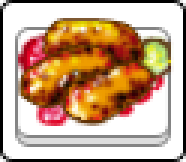
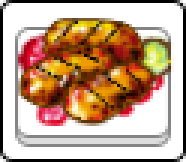
Layers edited between the first and the second 186×162 image:
added layer "Слой 1" in group "grillet-meat-" over [36, 18, 144, 111]
